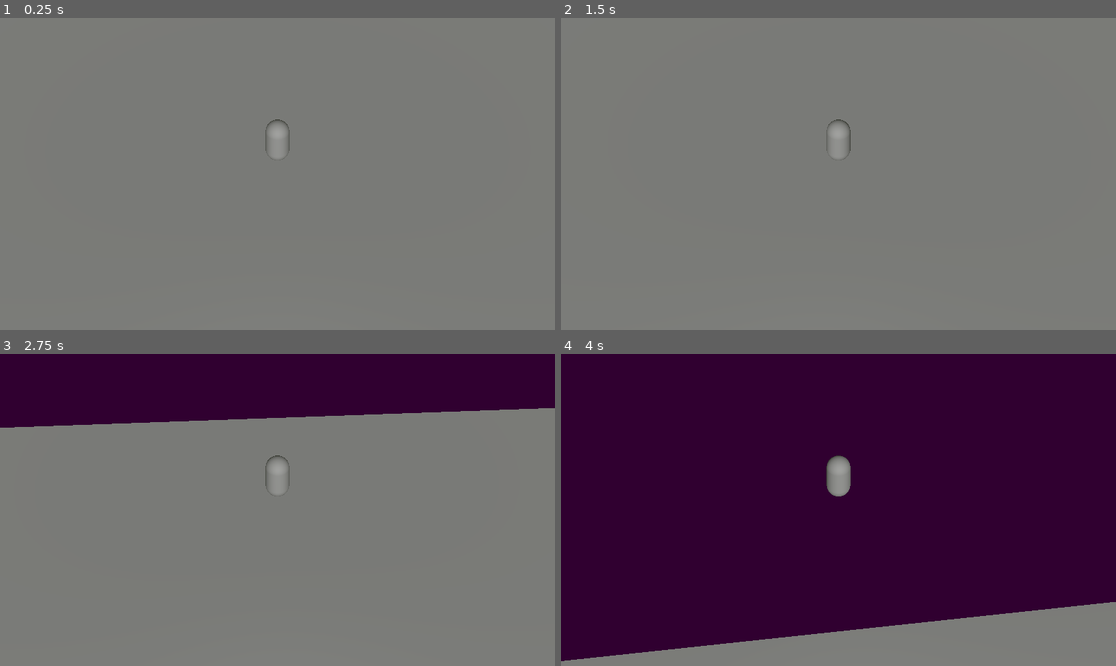
Above: before the commit, frames 1-4 (two rows, left to right).
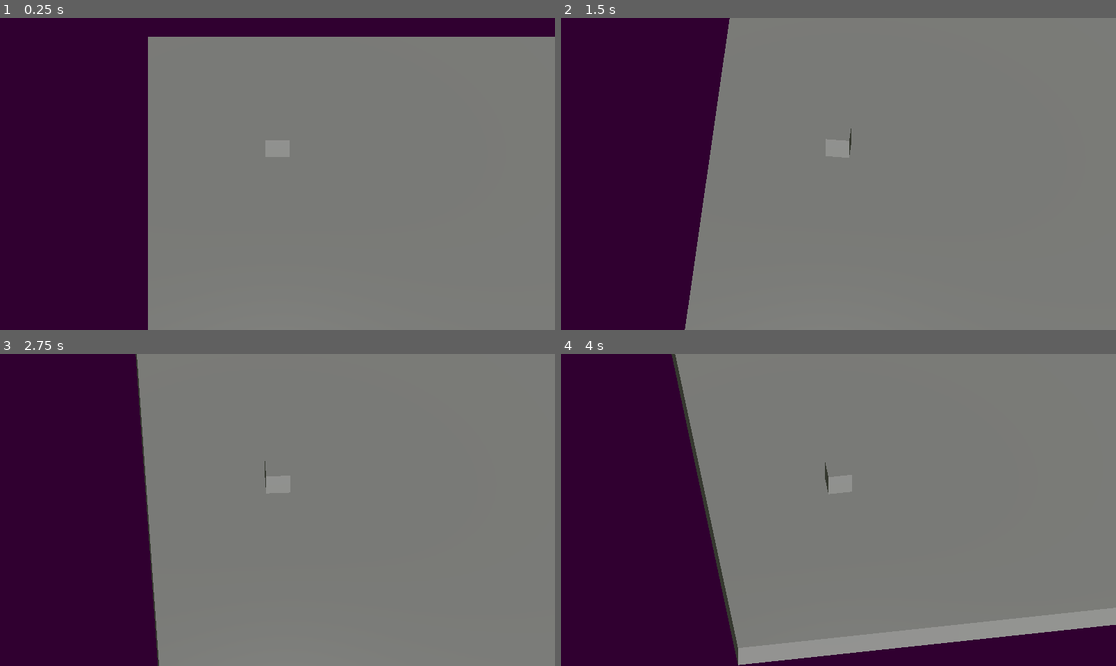
Above: after the commit, the same moments.

Repository: FellowshipOfTheGame/Hotel-Ponte-Negra
Game: Godot game, scene res://scenes/base.tscn
Same seed, same stepped clock (60 frames per second), same inputs: the game is played once before the commit and once after it.
Inputs (mouse positions are in pixels of both pictures, inside the frame that each line leads up to):
- Up to frame 1 (0.25 s): no input
- Up to frame 2 (1.5 s): tap Enter at 0.5 s; move the mouse to (866, 174) at 0.52 s; hold Up (ui_up) from 0.53 s (still down); tap Space at 1.25 s; move the mouse to (810, 174) at 1.27 s
- Up to frame 3 (2.75 s): keep holding Up (ui_up); tap Enter at 2 s; move the mouse to (288, 503) at 2.02 s
- Up to frame 4 (4 s): keep holding Up (ui_up); move the mouse to (832, 516) at 2.77 s; move the mouse to (877, 513) at 3.52 s

The runs differ from the first frame. In frame 1, 31% of the frame differs, in the area x 0-100%, y 0-100%; in frame 2, 26%; in frame 3, 36%; in frame 4, 71%.

Commit message:
Update Move

Diff:
--- a/scenes/base.tscn
+++ b/scenes/base.tscn
@@ -11,7 +11,7 @@
 [node name="Node3D" type="Node3D"]
 
 [node name="Node3D" parent="." instance=ExtResource("1_pvqg0")]
-transform = Transform3D(1, 0, 0, 0, 1, 0, 0, 0, 1, -6.6245604, 0.4686755, 3.327259)
+transform = Transform3D(1, 0, 0, 0, 1, 0, 0, 0, 1, -19.563103, -0.24095666, -16.720064)
 
 [node name="Camera3D" type="Camera3D" parent="."]
 transform = Transform3D(1, 0, 0, 0, 0.707107, 0.707107, 0, -0.707107, 0.707107, 0, 10, 30)
--- a/scenes/characters/player/player.tscn
+++ b/scenes/characters/player/player.tscn
@@ -1,11 +1,11 @@
 [gd_scene load_steps=5 format=3 uid="uid://csmmjcndfe1ns"]
 
-[ext_resource type="Script" uid="uid://d0r8frqmevhc2" path="res://scripts/movePlayer.gd" id="1_t61fv"]
+[ext_resource type="Script" uid="uid://u0cwlsbsshd8" path="res://scripts/moveTankPlayer.gd" id="1_t61fv"]
 [ext_resource type="Script" uid="uid://c1ivo2guoa08g" path="res://scripts/cameraController.gd" id="2_t61fv"]
 
 [sub_resource type="CapsuleShape3D" id="CapsuleShape3D_bcx1r"]
 
-[sub_resource type="CapsuleMesh" id="CapsuleMesh_7uws0"]
+[sub_resource type="BoxMesh" id="BoxMesh_t61fv"]
 
 [node name="Node3D" type="CharacterBody3D"]
 script = ExtResource("1_t61fv")
@@ -25,5 +25,5 @@
 
 [node name="MeshInstance3D" type="MeshInstance3D" parent="."]
 transform = Transform3D(1, 0, 0, 0, 1, 0, 0, 0, 1, 0, 1, 0)
-mesh = SubResource("CapsuleMesh_7uws0")
+mesh = SubResource("BoxMesh_t61fv")
 skeleton = NodePath("../CollisionShape3D")
--- a/scripts/movePlayer.gd
+++ b/scripts/movePlayer.gd
@@ -2,8 +2,19 @@
 
 @export var velocidade : float = 10
 
-func _process(delta : float)->void:
+@onready 	var cam = $CameraPivot/Camera3D
+@onready 	var fig = $MeshInstance3D
+
+func _physics_process(delta: float) -> void:
 	var movX : int = int(Input.is_action_pressed("ui_right")) - int(Input.is_action_pressed("ui_left"))
 	var movZ : int = int(Input.is_action_pressed("ui_down")) - int(Input.is_action_pressed("ui_up"))
-	var movimento = Vector3(movX, 0, movZ).normalized() * (velocidade * delta) #vetor indica a nova posição e por isso é multiplicado por algo de dimensão de comprimento
-	position += movimento
+	var move : Vector3 = (movX*cam.global_basis.x + movZ*cam.global_basis.z).normalized()
+	move.y = 0
+	if movX || movZ:
+		velocity.x = move.x * velocidade
+		velocity.z = move.z * velocidade
+		fig.rotation.y = lerp_angle(fig.rotation.y, atan2(-move.x, -move.z), delta*5)
+	else: #Se ele não estiver movendo, ele vai desacelerar
+		velocity.x = move_toward(velocity.x, 0, velocidade*delta*2)
+		velocity.z = move_toward(velocity.z, 0, velocidade*delta*2)
+	move_and_slide()
--- a/scripts/moveTankPlayer.gd
+++ b/scripts/moveTankPlayer.gd
@@ -1,20 +1,35 @@
 extends CharacterBody3D
 
 @export var velocidade:float = 10
-@export var vel_ang:float = 3
+@export var vel_ang:float = 2
 var rad:float = 0
 
-func _process(delta:float)->void:
+@onready var cam = $CameraPivot/Camera3D
+@onready var fig = $MeshInstance3D
+
+func modulo(rad:float)->float:
+	if rad > 2*PI:
+		return rad - 2*PI
+	elif rad < 0:
+		return rad + 2*PI
+	return rad
+
+func _physics_process(delta: float) -> void:
 	var movA:int = int(Input.is_action_pressed("ui_left")) - int(Input.is_action_pressed("ui_right"))
-	rad += movA * vel_ang * delta
-	if rad > 2*PI:
-		rad -= 2*PI
-	elif rad < 0:
-		rad += 2*PI
-	var mov:float = float(Input.is_action_pressed("ui_up")) - float(Input.is_action_pressed("ui_down"))
-	var movimento:Vector3
-	if(mov < 0):
-		movimento = Vector3(sin(rad)*mov, 0, cos(rad)*mov).normalized()*velocidade*delta*0.3
+	rad += movA * delta * vel_ang
+	rad = modulo(rad)
+	if movA:
+		fig.rotation.y = lerp_angle(fig.rotation.y, rad, delta*5)
+	var move_input:float = float(Input.is_action_pressed("ui_up")) - float(Input.is_action_pressed("ui_down"))
+	var move:Vector3
+	if move_input != 0:
+		move = Vector3(sin(rad)*move_input, 0, cos(rad)*move_input).normalized()*velocidade
+		if move_input < 0:
+			move *= 0.3
+		move.y = 0
+		velocity.x = move.x
+		velocity.z = move.z
 	else:
-		movimento = Vector3(sin(rad)*mov, 0, cos(rad)*mov).normalized()*velocidade*delta
-	position += movimento
+		velocity.x = move_toward(velocity.x, 0, velocidade*delta*3)
+		velocity.z = move_toward(velocity.z, 0, velocidade*delta*3)
+	move_and_slide()
Not shown, added: Arte/protagonista.obj.import
Not shown, added: Arte/prototipo.obj.import
